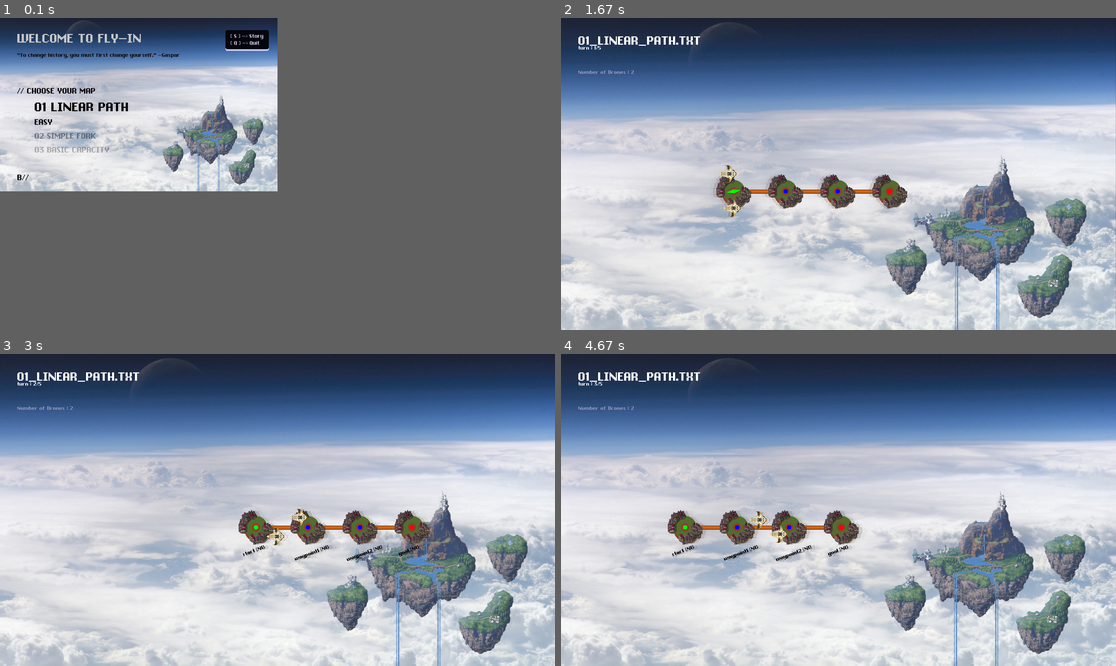
Above: before the commit, frames 1-4 (two rows, left to right).
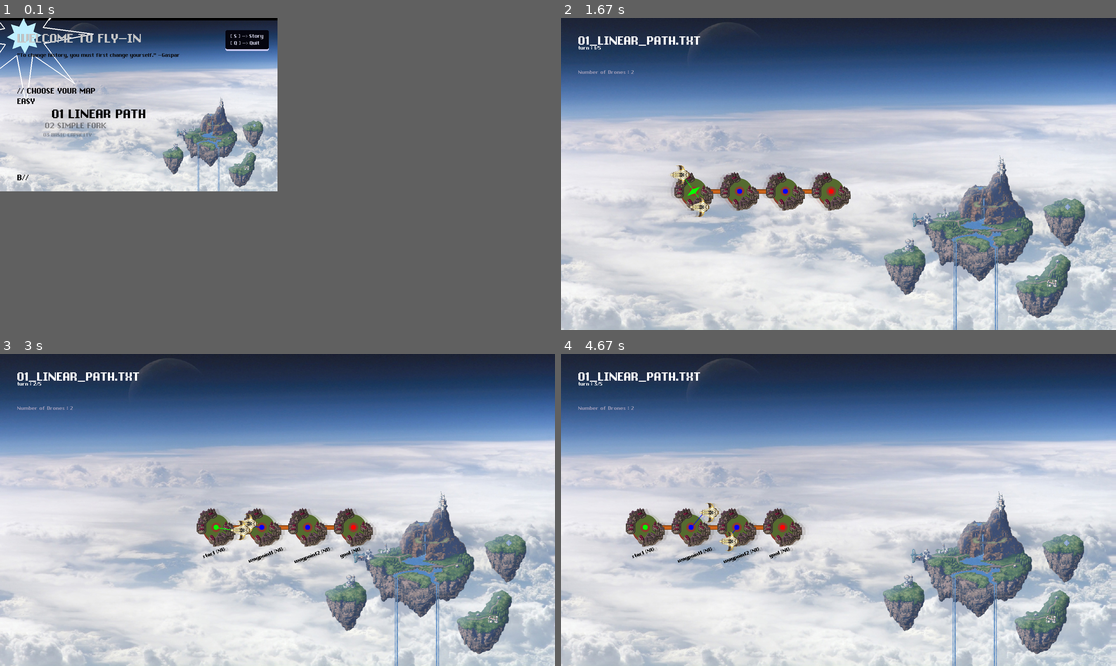
Above: after the commit, the same moments.

Repository: bilalium1/fly-in
Game: pygame game, started from main.py
Two runs of this game, one before a commit and one after it. Both use one fixed random seed, a clock stepped at 60 frames per second and the inputs below.
Inputs:
- Up to frame 1 (0.1 s): no input
- Up to frame 2 (1.67 s): tap Enter at 0.33 s; tap F at 0.67, 1.13, 1.43, 1.63 s; hold Right 1.07-1.53 s; hold D 1.07-1.53 s; tap C at 1.22 s; hold Left from 1.57 s (still down); hold A from 1.57 s (still down)
- Up to frame 3 (3 s): tap F at 1.93, 2.2, 2.5, 2.63, 2.93 s; release Left at 2.1 s; release A at 2.1 s; hold Left 2.13-2.53 s; hold A 2.13-2.53 s; tap X at 2.28 s; hold Right from 2.57 s (still down); hold D from 2.57 s (still down); tap C at 2.72 s
- Up to frame 4 (4.67 s): release Right at 3.2 s; release D at 3.2 s; hold Left 3.23-3.7 s; hold A 3.23-3.7 s; tap F at 3.3, 3.6, 3.8, 4.1, 4.3, 4.6 s; hold Right 3.73-4.2 s; hold D 3.73-4.2 s; tap X at 3.88 s; hold Right from 4.23 s (still down); hold D from 4.23 s (still down); tap C at 4.38 s

The runs differ from the first frame. In frame 1, 5.1% of the frame differs, in the area x 0-50%, y 0-56%; in frame 2, 6.6%; in frame 3, 6.5%; in frame 4, 7.1%, in the area x 0-100%, y 1-100%.

Commit message:
43 WAAAAAA

Diff:
--- a/dijkstra.py
+++ b/dijkstra.py
@@ -1,6 +1,7 @@
 """Dijkstra pathfinding and Yen's k-shortest paths for the Fly-in network."""
 
 import heapq
+import math
 from typing import Dict, FrozenSet, List, Optional, Set, Tuple
 
 from models import ZONE_COST, Hub, Sim
@@ -14,68 +15,52 @@
 ) -> Optional[List[Hub]]:
     """Compute the shortest-cost path between two hubs.
 
-    Cost of entering a hub depends on its zone type:
-    normal/priority = 1, restricted = 2, blocked = unreachable.
+    Cost is based on destination zone type:
+    normal/priority=1, restricted=2, blocked=unreachable.
 
     Args:
         sim: The simulation graph.
         start: Starting hub.
         end: Destination hub.
-        removed_edges: Optional set of (hub_a_name, hub_b_name) pairs
-            to treat as absent during this search (used by Yen's algorithm).
-
-    Returns:
-        List of hubs from start to end (inclusive), or None if no path exists.
-    """
-    # set of blocked links, meaning current path can't use this.
+        removed_edges: Edges to treat as absent (used by Yen's algorithm).
+
+    Returns:
+        List of hubs from start to end inclusive, or None if unreachable.
+    """
     blocked: FrozenSet[Tuple[str, str]] = removed_edges or frozenset()
 
-    # dist {hub_name : cost} includes every hub and its distance from start
-    # start with {start : 0 , <everything else> : inf}
     dist: Dict[str, float] = {name: float("inf") for name in sim.hubs}
-
-    # prev {hub_name : previous hub} to rebuild path
     prev: Dict[str, Optional[str]] = {name: None for name in sim.hubs}
     dist[start.name] = 0.0
 
-    counter = 0  # used as tie-breaker for priority heap
-
-    # priority heap, lowest cost is popped first
+    counter = 0
     heap: List[Tuple[float, int, str]] = [(0.0, counter, start.name)]
     visited: Set[str] = set()
 
-    # while heap not empty loop
     while heap:
-        # pop first element in heap
         current_cost, _, current_name = heapq.heappop(heap)
 
-        # if current hub has already been visted, skip.
         if current_name in visited:
             continue
         visited.add(current_name)
 
-        # if the current hub is the end, stop.
         if current_name == end.name:
             break
 
-        # get current hub as OBJECT
         current_hub = sim.hubs[current_name]
 
         for neighbor, _conn in sim.neighbors(current_hub):
             if neighbor.zone == "blocked":
                 continue
 
-            # check if current edge has been used already/ blocked / in blacklist
             edge = (current_name, neighbor.name)
             edge_rev = (neighbor.name, current_name)
             if edge in blocked or edge_rev in blocked:
                 continue
 
-            # get move cost, if not available return 999
             move_cost = float(ZONE_COST.get(neighbor.zone, 999))
             new_cost = current_cost + move_cost
 
-            # if current calculated cost is smaller than already established, replace it
             if new_cost < dist[neighbor.name]:
                 dist[neighbor.name] = new_cost
                 prev[neighbor.name] = current_name
@@ -98,29 +83,50 @@
 
 
 def path_cost(path: List[Hub]) -> float:
-    """Compute the total movement cost of a path (cost on destination hubs).
-
-    Args:
-        path: Ordered list of hubs representing the route.
-
-    Returns:
-        Total float cost of traversing the path.
+    """Compute total movement cost of a path (cost charged on destination).
+
+    Args:
+        path: Ordered list of hubs from start to end.
+
+    Returns:
+        Total float cost.
     """
     return sum(float(ZONE_COST.get(h.zone, 999)) for h in path[1:])
 
 
 def path_bottleneck(path: List[Hub]) -> int:
-    """Return the minimum max_drones capacity along a path (excluding start).
-
-    Args:
-        path: Ordered list of hubs representing the route.
-
-    Returns:
-        Minimum hub capacity encountered, or 1 if path has only start.
-    """
-    if len(path) <= 1:
+    """Return minimum max_drones capacity along a path (excluding start/end).
+
+    Args:
+        path: Ordered list of hubs.
+
+    Returns:
+        Minimum hub capacity, or 1 if path is trivially short.
+    """
+    interior = path[1:-1]
+    if not interior:
         return 1
-    return min(h.max_drones for h in path[1:])
+    return min(h.max_drones for h in interior)
+
+
+def estimated_turns(path: List[Hub], n_drones: int) -> float:
+    """Estimate turns to route n_drones along a single path.
+
+    Models the pipeline: first drone takes path_cost turns, then each
+    subsequent drone is delayed by 1/bottleneck turns due to queuing.
+
+    Args:
+        path: The route.
+        n_drones: Number of drones assigned to this path.
+
+    Returns:
+        Estimated total turns (float for scoring).
+    """
+    if n_drones == 0:
+        return 0.0
+    cost = path_cost(path)
+    bottleneck = max(path_bottleneck(path), 1)
+    return cost + math.ceil((n_drones - 1) / bottleneck)
 
 
 def yen_k_shortest_paths(
@@ -129,27 +135,22 @@
     end: Hub,
     k: int,
 ) -> List[List[Hub]]:
-    """Find up to k shortest paths using Yen's algorithm.
-
-    Paths are loopless and listed in order of increasing cost.
-    Blocked zones are automatically excluded.
+    """Find up to k shortest loopless paths using Yen's algorithm.
 
     Args:
         sim: The simulation graph.
         start: Starting hub.
         end: Destination hub.
-        k: Maximum number of distinct paths to find.
-
-    Returns:
-        List of paths (each a list of hubs), possibly fewer than k
-        if the graph has fewer distinct routes.
+        k: Maximum number of paths to find.
+
+    Returns:
+        List of paths in order of increasing cost, possibly fewer than k.
     """
     first = dijkstra(sim, start, end)
     if first is None:
         return []
 
     paths: List[List[Hub]] = [first]
-    # Heap of (cost, tie_breaker, path)
     candidates: List[Tuple[float, int, List[Hub]]] = []
     seen: Set[Tuple[str, ...]] = {tuple(h.name for h in first)}
     tie: int = 0
@@ -161,15 +162,11 @@
             spur_node = prev_path[spur_idx]
             root_path = prev_path[:spur_idx]
 
-            # Collect edges to remove: edges used by any known path
-            # that shares the same root, to force a deviation.
             removed: Set[Tuple[str, str]] = set()
             for p in paths:
                 if p[:spur_idx] == root_path:
                     removed.add((p[spur_idx].name, p[spur_idx + 1].name))
 
-            # Also block all root-path nodes from being re-entered
-            # (except the spur node itself) to avoid loops.
             root_names: Set[str] = {h.name for h in root_path}
             for rname in root_names:
                 for neighbor, _ in sim.neighbors(sim.hubs[rname]):
@@ -199,31 +196,115 @@
     return paths
 
 
+def _score_assignment(
+    paths: List[List[Hub]],
+    counts: List[int],
+) -> float:
+    """Return the maximum estimated turns across all path groups.
+
+    The simulation ends when the slowest path finishes, so we minimise
+    the maximum (makespan).
+
+    Args:
+        paths: List of candidate paths.
+        counts: Number of drones assigned to each path.
+
+    Returns:
+        Makespan as a float.
+    """
+    return max(
+        (
+            estimated_turns(paths[i], counts[i])
+            for i in range(len(paths))
+            if counts[i] > 0
+        ),
+        default=0.0,
+    )
+
+
 def assign_drones_to_paths(
     drones: List["Drone"],  # type: ignore[name-defined]  # noqa: F821
     paths: List[List[Hub]],
 ) -> None:
-    """Distribute drones across available paths to minimise total turns.
-
-    Scoring: lower cost and higher bottleneck capacity = better path.
-    Drones are assigned round-robin across paths sorted by score, so
-    paths with wider/faster throughput get proportionally more drones.
-
-    Args:
-        drones: All drones to assign.
-        paths: Candidate paths from Yen's algorithm.
-    """
-    scored: List[Tuple[float, List[Hub]]] = []
-    for p in paths:
-        cost = path_cost(p)
-        bottleneck = max(path_bottleneck(p), 1)
-        # Lower score = better: cheap paths with wide capacity win.
-        score = cost / bottleneck
-        scored.append((score, p))
-
-    scored.sort(key=lambda x: x[0])
-
-    for idx, drone in enumerate(drones):
-        _, chosen = scored[idx % len(scored)]
-        drone.path = chosen
-        drone.path_index = 0
+    """Distribute drones across paths to minimise total simulation turns.
+
+    Strategy:
+    1. Find the minimum path cost (the fastest route).
+    2. Keep only paths that share that minimum cost — longer paths are
+       strictly dominated when the intake bottleneck is 1 drone/turn,
+       because longer paths just delay the last drone without allowing
+       any extra parallelism.
+    3. Interleave drones strictly across the equal-cost paths in a
+       round-robin pattern so consecutive drones on the same path are
+       spaced apart, avoiding congestion at shared bottlenecks.
+    4. If hill-climbing on the remaining paths can further reduce the
+       makespan, apply it.
+
+    Args:
+        drones: All drones to assign (modified in place).
+        paths: Candidate paths from Yen's algorithm (cheapest first).
+    """
+    n = len(drones)
+    if not paths:
+        return
+
+    # Step 1: find minimum cost and keep only equal-cost paths.
+    min_cost = path_cost(paths[0])
+    equal_cost = [p for p in paths if path_cost(p) == min_cost]
+
+    # Step 2: if only one distinct cost available, use all of them up to n.
+    if not equal_cost:
+        equal_cost = paths[:1]
+
+    # Cap at a sensible number of lanes to avoid combinatorial explosion.
+    lanes = equal_cost[: min(len(equal_cost), n)]
+
+    # Step 3: strict interleaved round-robin assignment.
+    # Drone 0 → lane 0, Drone 1 → lane 1, ..., Drone k → lane k%len(lanes)
+    counts: List[int] = [0] * len(lanes)
+    for idx in range(n):
+        counts[idx % len(lanes)] += 1
+
+    # Step 4: hill-climbing refinement against makespan.
+    improved = True
+    while improved:
+        improved = False
+        current = _score_assignment(lanes, counts)
+        best_delta = 0.0
+        best_i, best_j = -1, -1
+
+        for i in range(len(lanes)):
+            if counts[i] == 0:
+                continue
+            for j in range(len(lanes)):
+                if i == j:
+                    continue
+                counts[i] -= 1
+                counts[j] += 1
+                score = _score_assignment(lanes, counts)
+                delta = current - score
+                if delta > best_delta:
+                    best_delta = delta
+                    best_i, best_j = i, j
+                counts[i] += 1
+                counts[j] -= 1
+
+        if best_i != -1:
+            counts[best_i] -= 1
+            counts[best_j] += 1
+            improved = True
+
+    # Step 5: apply, interleaving across lanes so consecutive drones
+    # on the same lane are spread apart (minimises head-of-line blocking).
+    assignment: List[int] = []
+    lane_queues = [counts[i] for i in range(len(lanes))]
+    while sum(lane_queues) > 0:
+        for lane_idx in range(len(lanes)):
+            if lane_queues[lane_idx] > 0:
+                assignment.append(lane_idx)
+                lane_queues[lane_idx] -= 1
+
+    for drone_idx, lane_idx in enumerate(assignment):
+        if drone_idx < n:
+            drones[drone_idx].path = lanes[lane_idx]
+            drones[drone_idx].path_index = 0
--- a/test.txt
+++ b/test.txt
@@ -1,9 +1,10 @@
 # Easy Level 1: Simple linear path
-nb_drones: 100
+nb_drones: 5
 
 start_hub: start 0 0 [color=green]
-hub: waypoint1 1 0 [color=blue]
-hub: waypoint2 2 0 [color=blue]
+hub: waypoint1 1 0 [color=blue zone=restricted]
+hub: waypoint2 2 0 [color=blue zone=priority]
+hub: waypoint3 2 1 [color=crimson zone=blocked]
 end_hub: goal 3 0 [color=rainbow]
 
 connection: start-waypoint1
--- a/visualizer/menu_vis.py
+++ b/visualizer/menu_vis.py
@@ -1,8 +1,10 @@
 import math
 import random
 import time
+from operator import truediv
 
 import pygame
+
 from visualizer.manoria_vis import manoria
 
 maps = [
@@ -52,7 +54,7 @@
         pygame.display.set_caption("Fly-In Trigger")
         pygame.display.set_icon(pygame.image.load("images/chronoIcon.png"))
 
-        pygame.mixer.music.load("sounds/menu_music.mp3")
+        pygame.mixer.music.load("sounds/menu.mp3")
         pygame.mixer.music.set_volume(0.5)
         pygame.mixer.music.play(loops=-1)
         pygame.mixer.music.set_pos(0.5)
@@ -73,12 +75,45 @@
         self.big_font = pygame.font.Font("misc/ChronoType.ttf", 50)
         self.small_font = pygame.font.Font("misc/ChronoType.ttf", 32)
         self.smaller_font = pygame.font.Font("misc/ChronoType.ttf", 21)
+        self.smallest_font = pygame.font.Font("misc/ChronoType.ttf", 16)
+
+        self.hue = 0
+
+        self.m_pos = pygame.Vector2(150, 260)
 
         self.i = 0
         self.n_maps = len(maps)
         self.current_map = maps[self.i]
 
         self.chosen_quote = quotes[random.randint(0, len(quotes) - 1)]
+
+    def create_star(
+        self, points, cx, cy, outer_radius, inner_radius, inner: bool, rot: float
+    ):
+        if points < 2:
+            points = 10
+            inner_radius = outer_radius
+        vertices = []
+        if inner:
+            for i in range(points * 2):
+                angle = math.pi / 2 + i * math.pi / points
+                radius = outer_radius if i % 2 == 0 else inner_radius
+
+                x = cx + math.cos(angle + rot) * radius
+                y = cy - math.sin(angle + rot) * radius
+
+                vertices.append((x, y))
+
+        else:
+            for i in range(points):
+                angle = math.pi / 2 + i * (2 * math.pi / points)
+
+                x = cx + math.cos(angle + rot) * outer_radius
+                y = cy - math.sin(angle + rot) * outer_radius
+
+                vertices.append((x, y))
+
+        return vertices
 
     def run(self):
         while self.running:
@@ -88,19 +123,22 @@
 
                 elif event.type == pygame.KEYDOWN:
                     if event.key == pygame.K_DOWN:
+                        self.m_pos += pygame.Vector2(20, 0)
                         self.select_sound.play()
                         self.i = (self.i + 1) % self.n_maps
 
                     if event.key == pygame.K_UP:
+                        self.m_pos += pygame.Vector2(20, 0)
                         self.select_sound.play()
                         self.i = (self.i - 1) % self.n_maps
 
                     self.current_map = maps[self.i]
 
                     if event.key == pygame.K_RETURN:
-                        pygame.mixer.music.fadeout(1000)
+                        pygame.mixer.music.fadeout(300)
                         self.enter_sound.play()
-                        time.sleep(1)
+                        self.enter_sound.set_volume(0.1)
+                        time.sleep(0.3)
                         return self.current_map
 
                     if event.key == pygame.K_s:
@@ -110,7 +148,9 @@
                         return None
 
             # draw
-            self.screen.blit(self.img, (0, 0))
+            self.screen.blit(self.img, (0, 0 + math.sin(time.time()) * 8))
+
+            self.hue += 0.01
 
             y = loop_y(time.time(), self.screen.get_height(), speed=0.05)
             self.screen.blit(self.epoch, (450, y - 200))
@@ -139,7 +179,7 @@
                 (0, 0, 0),
             )
 
-            nn_map = self.small_font.render(
+            nn_map = self.smaller_font.render(
                 maps[(self.i + 2) % self.n_maps]
                 .split("/")[2][:-4]
                 .replace("_", " ")
@@ -148,6 +188,8 @@
                 (0, 0, 0),
             )
 
+            self.m_pos = self.m_pos.lerp((150, 260), 0.5)
+
             quote = self.smaller_font.render(self.chosen_quote, True, (10, 10, 12))
             credit = self.small_font.render("B//", True, (10, 10, 12))
 
@@ -155,6 +197,22 @@
                 "[ S ] -> Story", True, (200, 200, 220)
             )
             keys_quit = self.smaller_font.render("[ Q ] -> Quit", True, (200, 200, 220))
+
+            star = self.create_star(
+                8, 70, 60 + math.sin(time.time() * 3 - 0.5) * 8, 200, 60, True, self.hue
+            )
+            star2 = self.create_star(
+                8,
+                70,
+                60 + math.sin(time.time() * 3 - 0.5) * 8,
+                50,
+                30,
+                True,
+                self.hue * 2,
+            )
+
+            pygame.draw.polygon(self.screen, "white", star, 3)
+            pygame.draw.polygon(self.screen, "lightblue1", star2, 0)
 
             n_map.set_alpha(100)
             nn_map.set_alpha(70)
@@ -164,10 +222,10 @@
             self.screen.blit(header, (50, 50 + math.sin(time.time() * 3) * 8))
 
             self.screen.blit(choose, (50, 200))
-            self.screen.blit(map_txt, (100, 240))
-            self.screen.blit(diff, (100, 290))
-            self.screen.blit(n_map, (100, 330))
-            self.screen.blit(nn_map, (100, 370))
+            self.screen.blit(map_txt, self.m_pos)
+            self.screen.blit(diff, self.m_pos + (-100, -30))
+            self.screen.blit(n_map, (130, 300))
+            self.screen.blit(nn_map, (125, 330))
 
             pygame.draw.rect(self.screen, (200, 200, 240), (650, 40, 125, 55), 0, 5)
             pygame.draw.rect(self.screen, (5, 5, 15), (650, 35, 125, 55), 0, 5)
--- a/visualizer/sim_vis.py
+++ b/visualizer/sim_vis.py
@@ -57,11 +57,15 @@
         self.hue = 0
 
         self.SCALE = 100
-        self.Y_SCALE = 20
-        self.X_SCALE = 50
+        self.Y_SCALE = 10
+        self.X_SCALE = 20
 
         self.SCREEN_X = 1600
         self.SCREEN_Y = 900
+
+        pygame.mixer.init()
+        pygame.mixer.music.load("sounds/sim.mp3")
+        # pygame.mixer.music.play()
 
         self.map_rect = get_map_rect(self.SCALE, self.Y_SCALE, self.X_SCALE, self.info)
 
@@ -91,9 +95,6 @@
         self.img.set_alpha(200)
 
         pygame.font.init()
-
-        self.dorino = pygame.image.load("images/Dorino.gif")
-        self.dorino = pygame.transform.scale(self.dorino, (self.SCALE, self.SCALE))
 
         self.offset = pygame.Vector2(0, 0)
         self.zoom_offset = pygame.Vector2(0, 0)
@@ -193,6 +194,20 @@
             self.dorino = pygame.image.load("images/Dorino.gif")
             self.dorino = pygame.transform.scale(self.dorino, (self.SCALE, self.SCALE))
 
+            self.medina = pygame.image.load("images/Medina.gif")
+            self.medina = pygame.transform.scale(self.medina, (self.SCALE, self.SCALE))
+
+            self.peak = pygame.image.load("images/peak.gif")
+            self.peak = pygame.transform.scale(
+                self.peak, (self.SCALE // 1.5, self.SCALE // 1.5)
+            )
+
+            self.meteor = pygame.image.load("images/meteor.gif")
+            self.meteor = pygame.transform.scale(self.meteor, (self.SCALE, self.SCALE))
+
+            self.plat = pygame.image.load("images/plat.png")
+            self.plat = pygame.transform.scale(self.plat, (self.SCALE, self.SCALE))
+
             # connections
             for cn1, cn2, max_link in self.info["connections"]:
                 start_pos = (
@@ -239,14 +254,34 @@
                 pygame.draw.circle(self.screen, "darkolivegreen", pos, self.SCALE // 3)
                 pygame.draw.circle(self.screen, "coral4", pos, self.SCALE // 8)
 
+                # self.screen.blit(self.plat, pos - (self.SCALE // 2, self.SCALE // 2))
+
                 if color == "rainbow":
                     r, g, b = colorsys.hsv_to_rgb(self.hue, 1, 1)
                     color = (int(r * 255), int(g * 255), int(b * 255))
 
-                self.screen.blit(
-                    self.dorino,
-                    pos - pygame.Vector2(self.SCALE // 2, self.SCALE // 2),
-                )
+                if zone == "normal":
+                    self.screen.blit(
+                        self.dorino,
+                        pos - pygame.Vector2(self.SCALE // 2, self.SCALE // 2),
+                    )
+                elif zone == "priority":
+                    self.screen.blit(
+                        self.medina,
+                        pos - pygame.Vector2(self.SCALE // 2 - 4, self.SCALE // 2),
+                    )
+
+                elif zone == "restricted":
+                    self.screen.blit(
+                        self.peak,
+                        pos - pygame.Vector2(self.SCALE // 3, self.SCALE // 1.7),
+                    )
+
+                elif zone == "blocked":
+                    self.screen.blit(
+                        self.meteor,
+                        pos - pygame.Vector2(self.SCALE // 2, self.SCALE // 2),
+                    )
 
                 star = self.create_star(
                     drones,
@@ -309,6 +344,19 @@
                     target_pos, 0.4
                 )
 
+                line_color = drone_hub["color"]
+                if line_color == "rainbow":
+                    r, g, b = colorsys.hsv_to_rgb(self.hue, 1, 1)
+                    line_color = (int(r * 255), int(g * 255), int(b * 255))
+
+                pygame.draw.line(
+                    self.screen,
+                    line_color,
+                    hub_center,
+                    target_pos + (self.SCALE // 4, self.SCALE // 4),
+                    2,
+                )
+
                 self.screen.blit(self.epoch, self.drone_positions[drone])
 
             # text
Binary file added: images/Medina.gif
Binary file added: images/meteor.gif
Binary file added: images/peak.gif
Binary file added: images/plat.png
Not shown, added: sounds/menu.mp3
Not shown, added: sounds/sim.mp3
